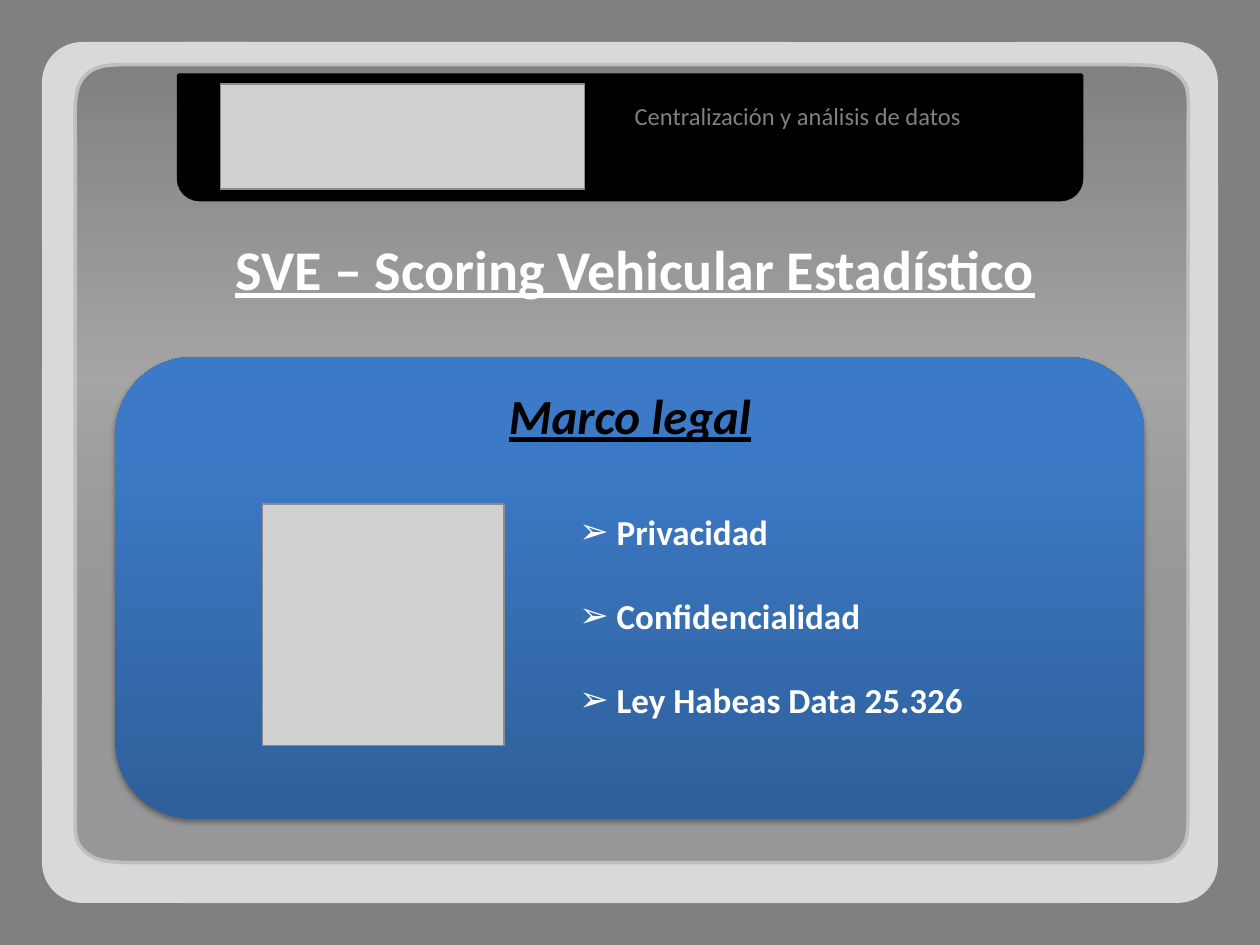
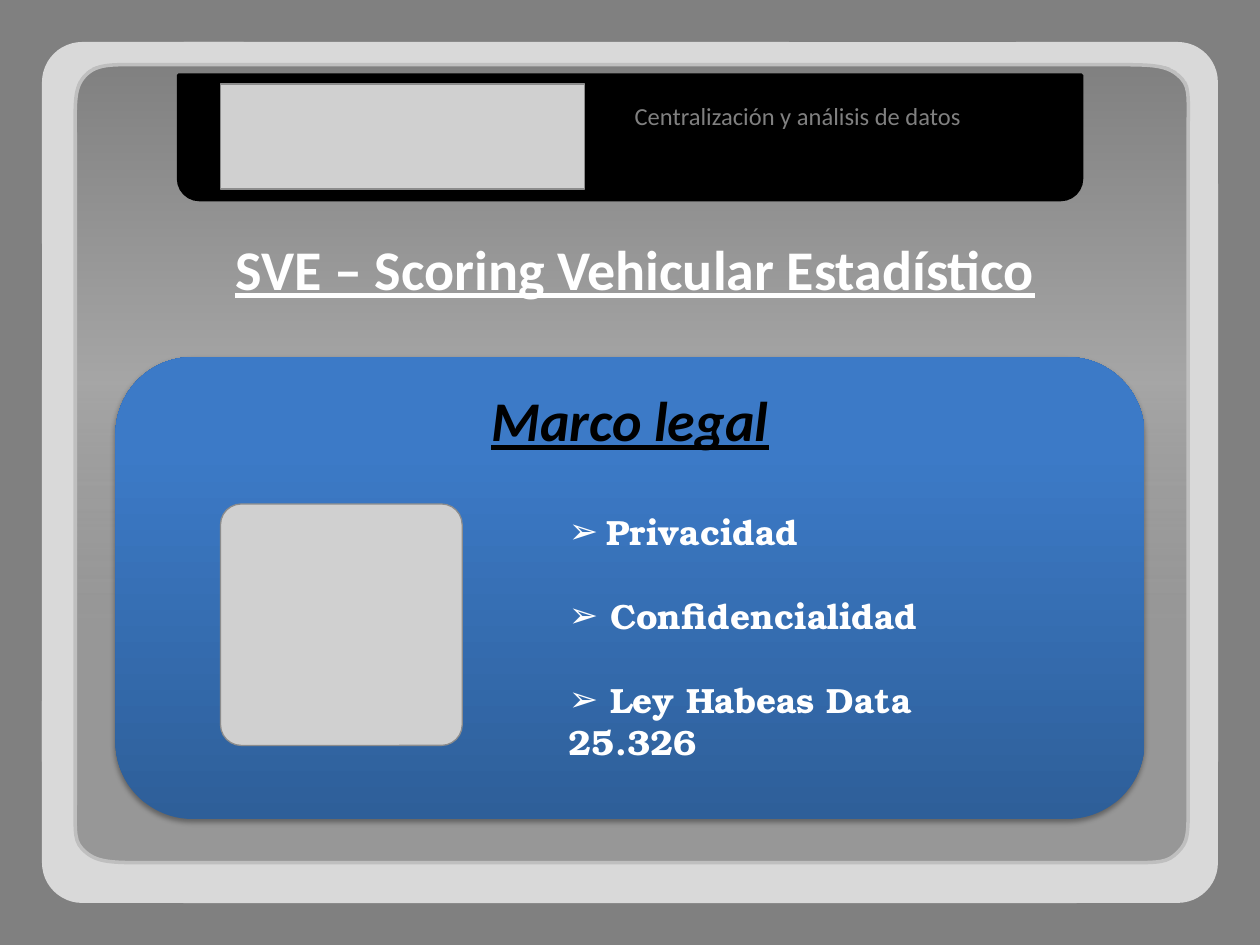
Before and after one commit to adrianachelotti/tallerdesarrollo1ero2011, a slide deck: slide 12 of Presentacion/Comercial/Presentacion Comercial.pptx. Drawn at 1260x945 pixels with LibreOffice and Linux fonts; fonts in the diff are those of the drawing; grey boxes stand for pictures. Boxes give left, top, right and bottom in pixels: in the first picture for what was removed or moved away, otherwise in the second. Text is boxed around its words. In the diff, an @@ line names an element or a change of style, - is before the commit and + after.

```diff
--- a/Presentacion/Comercial/Presentacion Comercial.pptx
+++ b/Presentacion/Comercial/Presentacion Comercial.pptx
@@ rounded rectangle "Marco legal" at <box>116,357,1145,819</box>: size 28 to 32 pt @@
@@ picture: place and size @@
-picture at <box>262,504,504,746</box>
+picture at <box>220,504,462,746</box>
@@ text "Privacidad": place and size @@
-text "Privacidad" at <box>617,520,963,719</box>
+text "Privacidad" at <box>569,518,917,756</box>
@@ text "Privacidad" at <box>569,518,917,756</box>: font Calibri to TeX Gyre Bonum @@
```
Also in this commit, not shown: 2 other slides changed.
